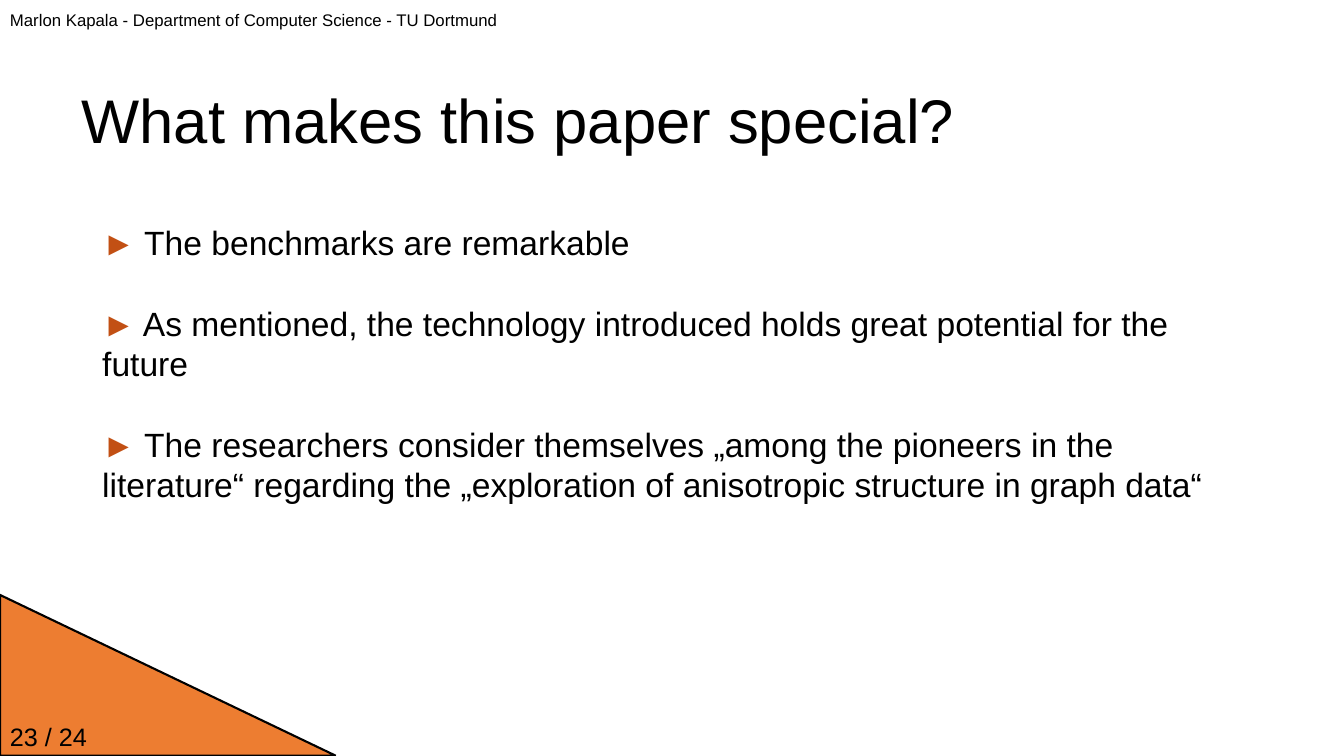
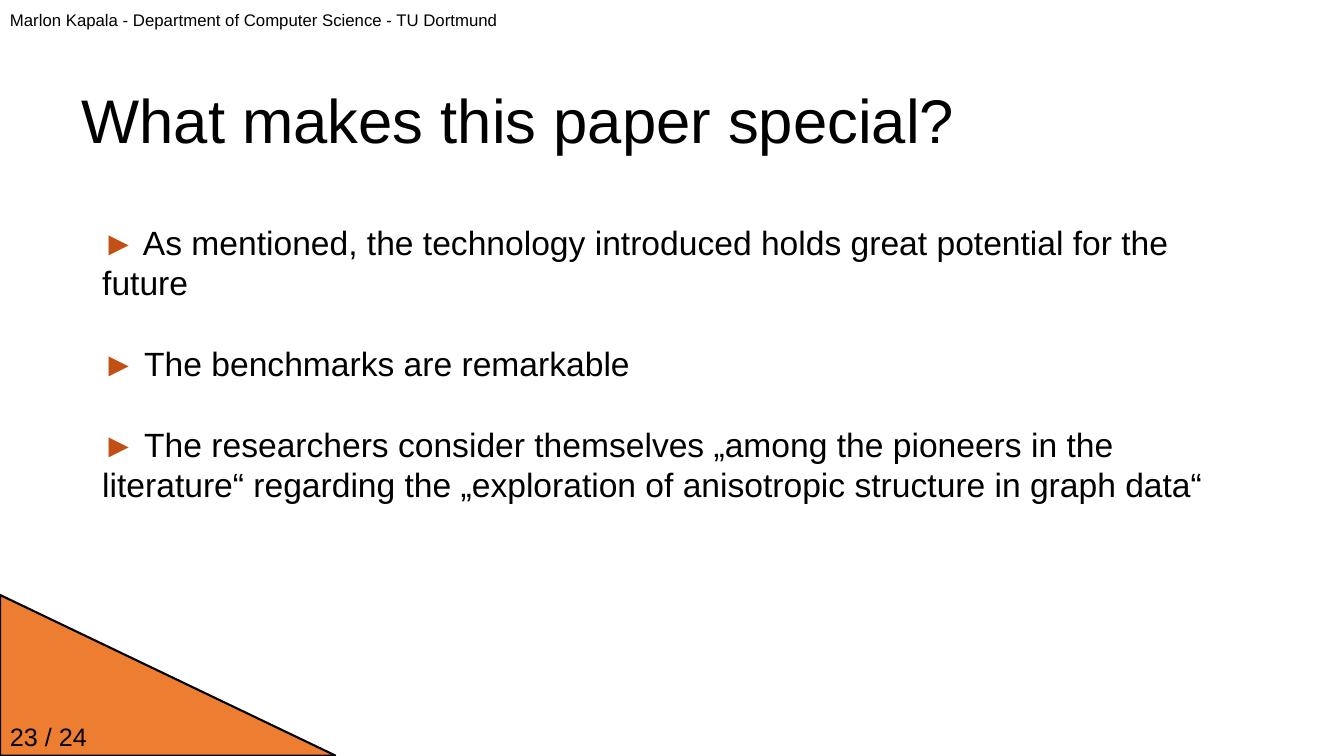
Before and after one commit to JavaLangMarlon/ddm-proseminar-tu-dortmund, a slide deck: slide 23 of presentation.pptx. Drawn at 1344x756 pixels with LibreOffice and Linux fonts; fonts in the diff are those of the drawing; background and template pictures are left out. Boxes give left, top, right and bottom in pixels: in the first picture for what was removed or moved away, otherwise in the second. Text is boxed around its words. In the diff, an @@ line names an element or a change of style, - is before the commit and + after.

Commit message:
updated presentation

```diff
--- a/presentation.pptx
+++ b/presentation.pptx
@@ text at (102,230,1168,296): paragraph added @@
+► As mentioned, the technology introduced holds great potential for the future
@@ text at (102,311,1168,377): paragraph removed @@
-► As mentioned, the technology introduced holds great potential for the future
```
Also in this commit, not shown: 2 other slides changed, 1 other file.
